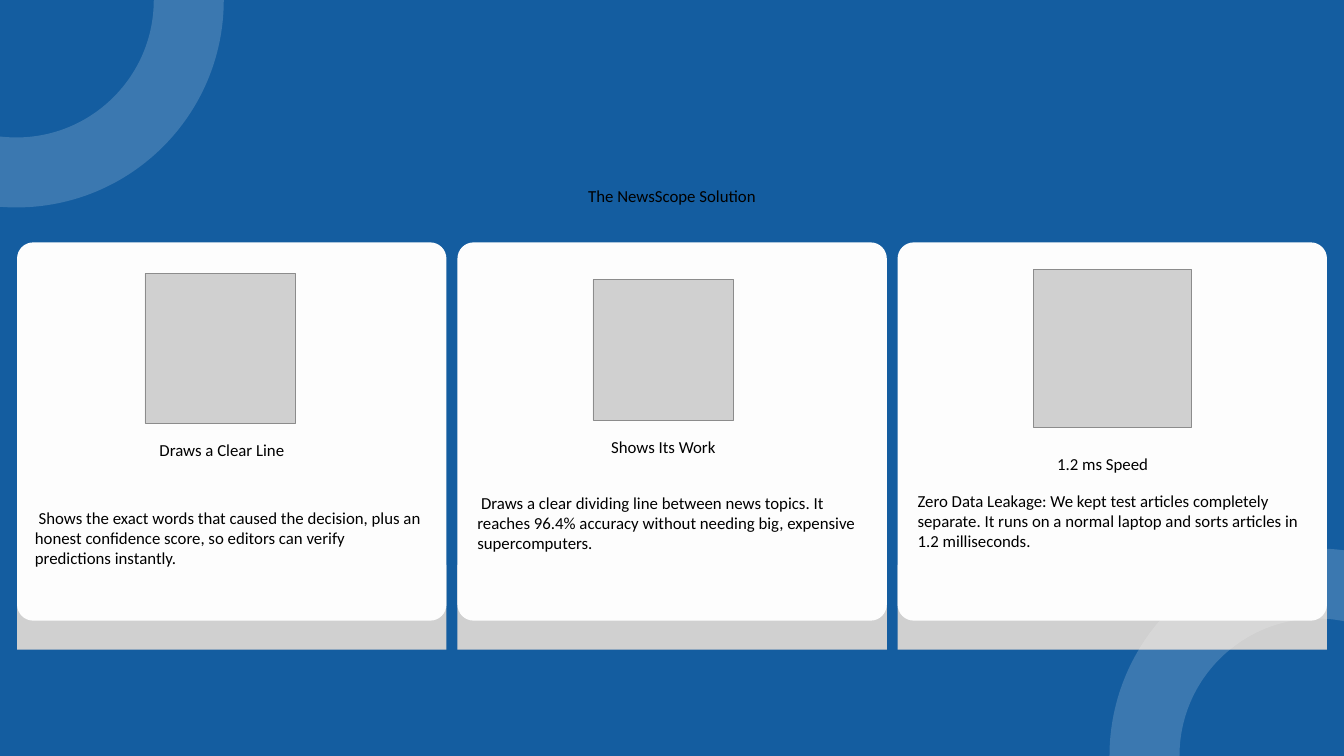
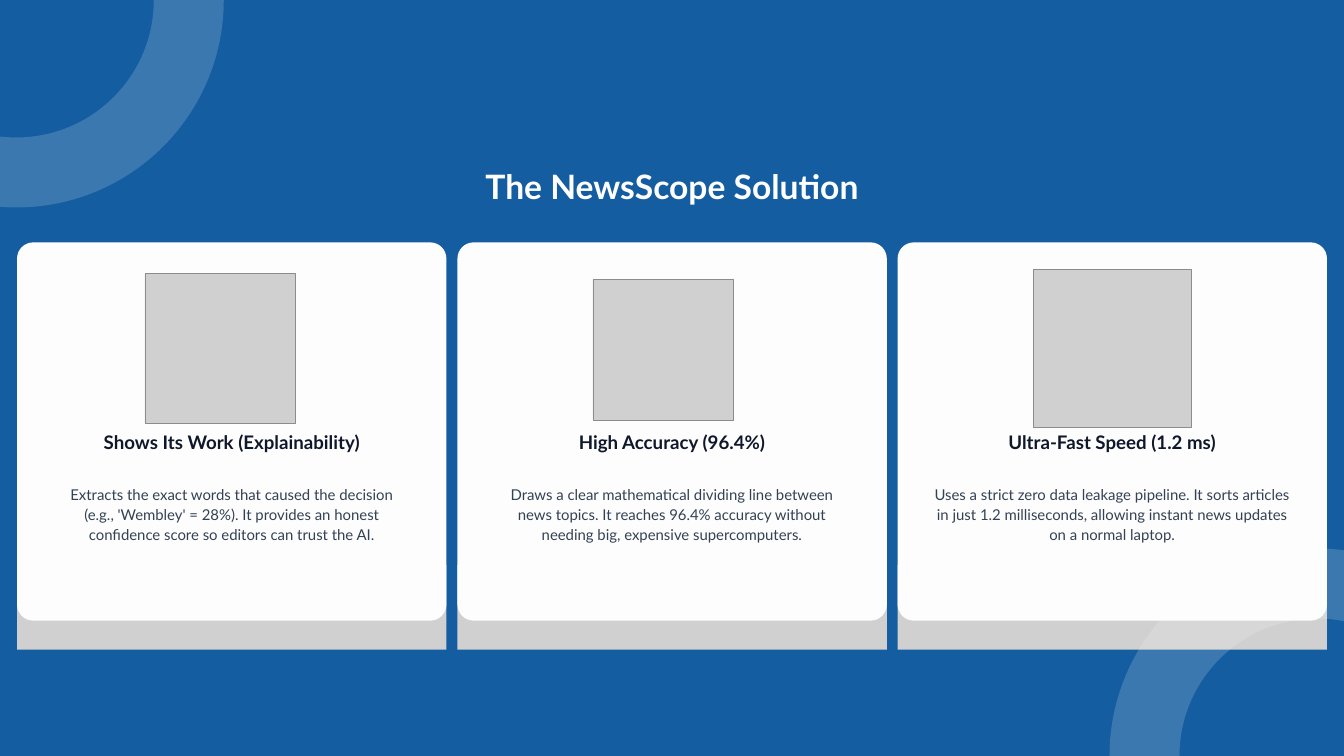
Before and after one commit to Abhijeet0848/NewsLens, a slide deck: slide 5 of docs/NewsScope_Presentation.pptx. Drawn at 1344x756 pixels with LibreOffice and Linux fonts; fonts in the diff are those of the drawing; grey boxes stand for pictures. Boxes give left, top, right and bottom in pixels: in the first picture for what was removed or moved away, otherwise in the second. Text is boxed around its words. In the diff, an @@ line names an element or a change of style, - is before the commit and + after.

```diff
--- a/docs/NewsScope_Presentation.pptx
+++ b/docs/NewsScope_Presentation.pptx
@@ text "The NewsScope Solution" at <box>485,174,859,205</box>: size 18 to 36 pt, font Calibri to Lato, text colour #000000 to #FFFFFF, bold on @@
@@ text at <box>104,434,359,452</box>: text changed; size 18 to 20 pt; font Calibri to Lato; text colour #000000 to #0F172A; bold on @@
-Shows Its Work
+Shows Its Work (Explainability)
@@ text removed at <box>159,444,284,456</box> @@
-Draws a Clear Line
@@ text added at <box>579,434,765,453</box>, 20 pt, text #0F172A, bold @@
+High Accuracy (96.4%)
@@ text at <box>1008,434,1216,452</box>: text changed; size 18 to 20 pt; font Calibri to Lato; text colour #000000 to #0F172A; bold on @@
-1.2 ms Speed
+Ultra-Fast Speed (1.2 ms)
@@ text at <box>70,489,393,540</box>: text changed; size 18 to 16 pt; font Calibri to Lato; text colour #000000 to #334155 @@
-Shows the exact words that caused the decision, plus an honest confidence score, so editors can verify predictions instantly.
+Extracts the exact words that caused the decision (e.g., 'Wembley' = 28%). It provides an honest confidence score so editors can trust the AI.
@@ text at <box>511,489,833,543</box>: text changed; size 18 to 16 pt; font Calibri to Lato; text colour #000000 to #334155 @@
-Draws a clear dividing line between news topics. It reaches 96.4% accuracy without needing big, expensive supercomputers.
+Draws a clear mathematical dividing line between news topics. It reaches 96.4% accuracy without needing big, expensive supercomputers.
@@ text at <box>935,489,1290,543</box>: text changed; size 18 to 16 pt; font Calibri to Lato; text colour #000000 to #334155 @@
-Zero Data Leakage: We kept test articles completely separate. It runs on a normal laptop and sorts articles in 1.2 milliseconds.
+Uses a strict zero data leakage pipeline. It sorts articles in just 1.2 milliseconds, allowing instant news updates on a normal laptop.
```
Also in this commit, not shown: 2 other files.
